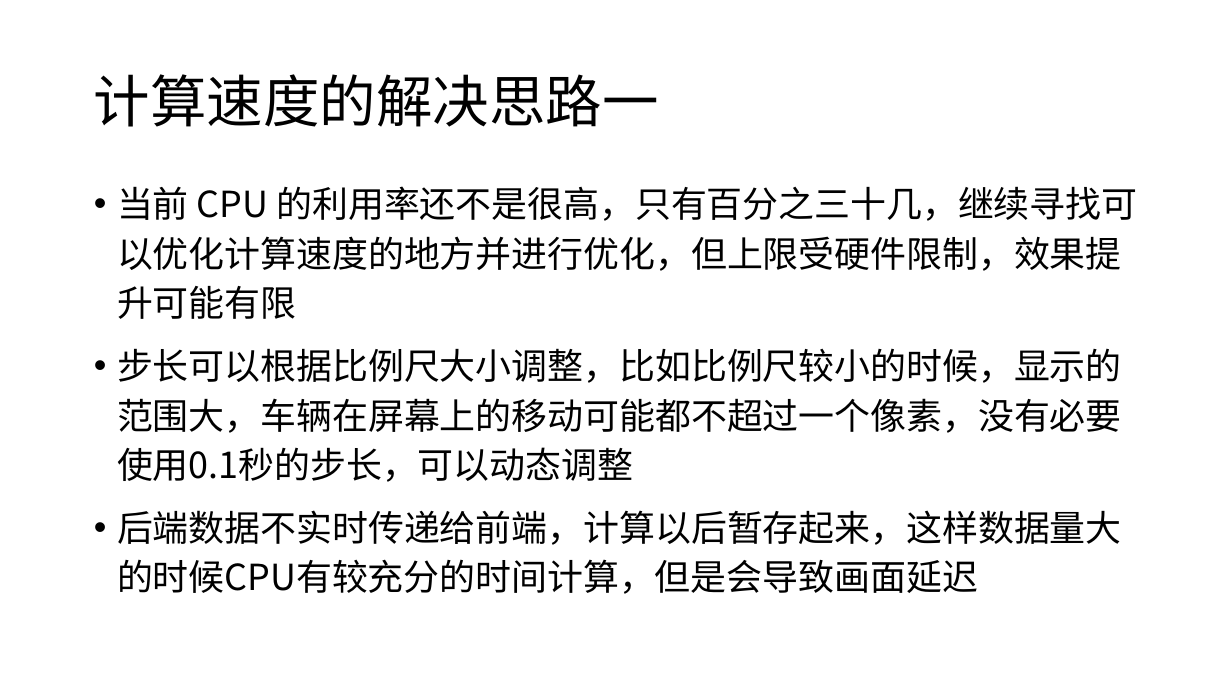
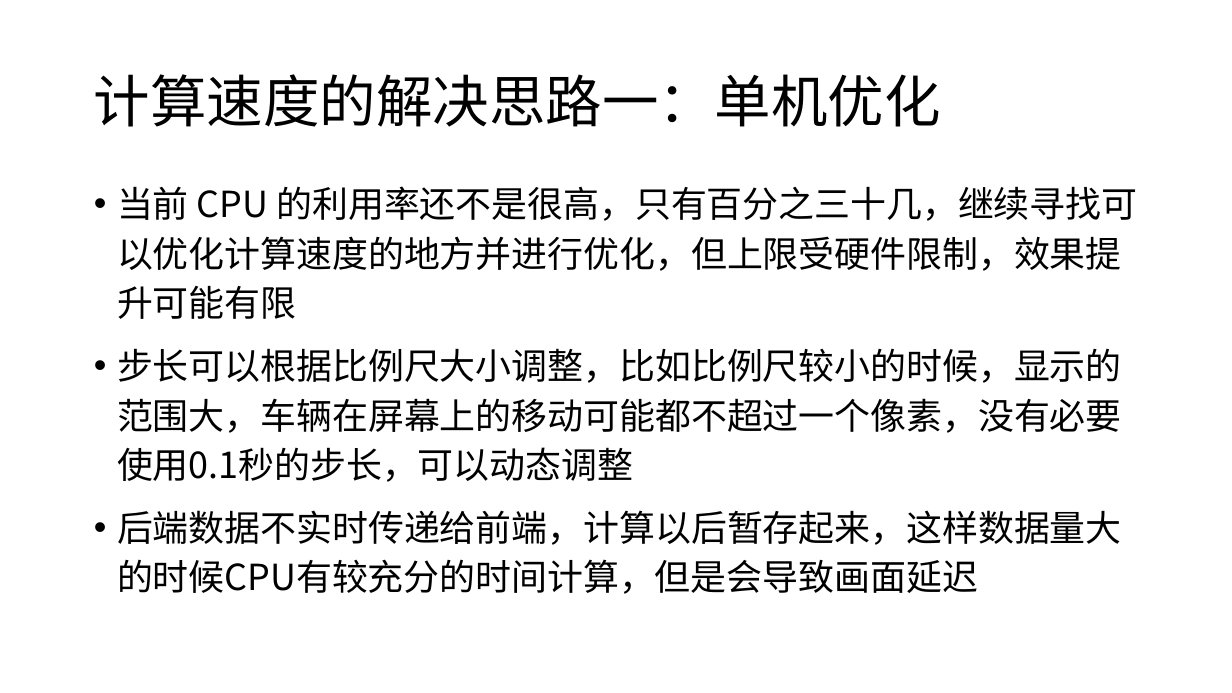
Before and after one commit to pangliangzju/sucsoft-lzjt, a slide deck: slide 3 of 计算速度的解决思路.pptx. Drawn at 1232x693 pixels with LibreOffice and Linux fonts; fonts in the diff are those of the drawing. Boxes give left, top, right and bottom in pixels: in the first picture for what was removed or moved away, otherwise in the second. Text is boxed around its words. In the diff, an @@ line names an element or a change of style, - is before the commit and + after.

```diff
--- a/计算速度的解决思路.pptx
+++ b/计算速度的解决思路.pptx
@@ title at (94, 74, 941, 127): text changed @@
-计算速度的解决思路一
+计算速度的解决思路一：单机优化
```
Also in this commit, not shown: 3 other slides changed, 3 slides removed, 1 other file.
